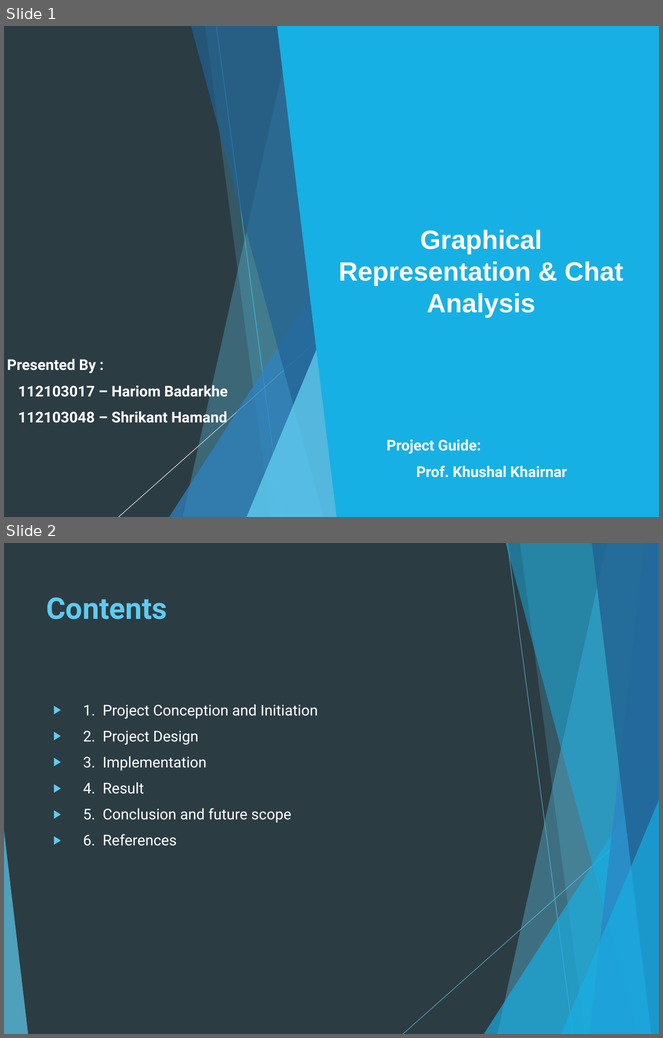
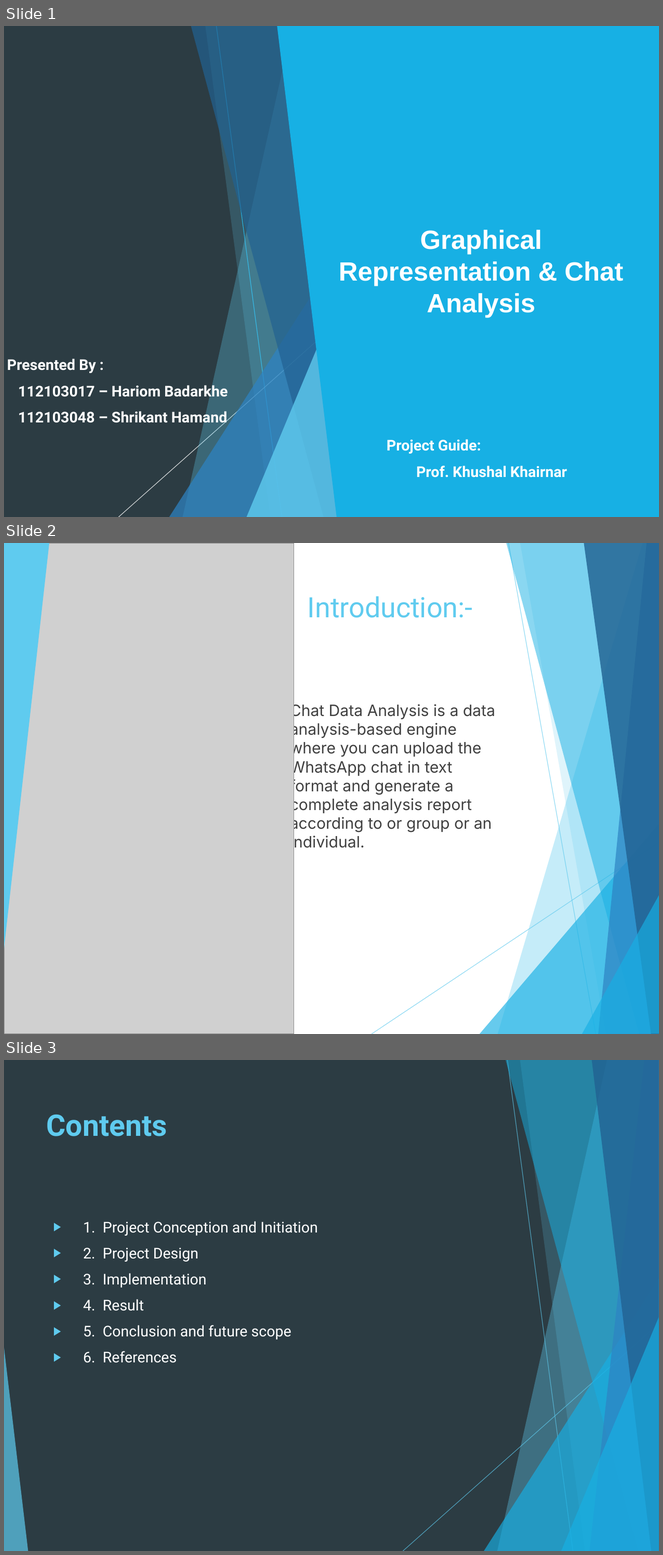
Before and after one commit to Shri2602/Chat_Analysis_DsciLab, a slide deck: ProjectPPT.pptx. Shown one above the other, each under a label of ours: slides 1 and 2 before the commit, slides 1, 2 and 3 after it. The pictures are 663x1038 and 663x1555 pixels, drawn with LibreOffice and Linux fonts; fonts in the diff are those of the drawing; grey boxes stand for pictures. Boxes give left, top, right and bottom in pixels: in the first picture for what was removed or moved away, otherwise in the second. Text is boxed around its words. In the diff, an @@ line names an element or a change of style, - is before the commit and + after.

```diff
--- a/ProjectPPT.pptx
+++ b/ProjectPPT.pptx
@@ slide 2 added at (4, 543, 659, 1034), background #FFFFFF; not listed: 10 template elements that a slide beside it also shows @@
@@ picture added at (4, 543, 294, 1034) @@
@@ triangle added at (4, 543, 49, 949), fill #5FCBEF @@
@@ title added at (308, 596, 473, 618), 34 pt, text #5FCBEF @@
+Introduction:-
@@ text added at (290, 703, 495, 851), 19 pt, text #404040 @@
+Chat Data Analysis is a data analysis-based engine where you can upload the WhatsApp chat in text format and generate a complete analysis report according to or group or an individual.
@@ what was slide 2 is now slide 3 @@
```
Also in this commit, not shown: 4 slides changed, 1 other slide added, 1 slide removed, 6 other files.
